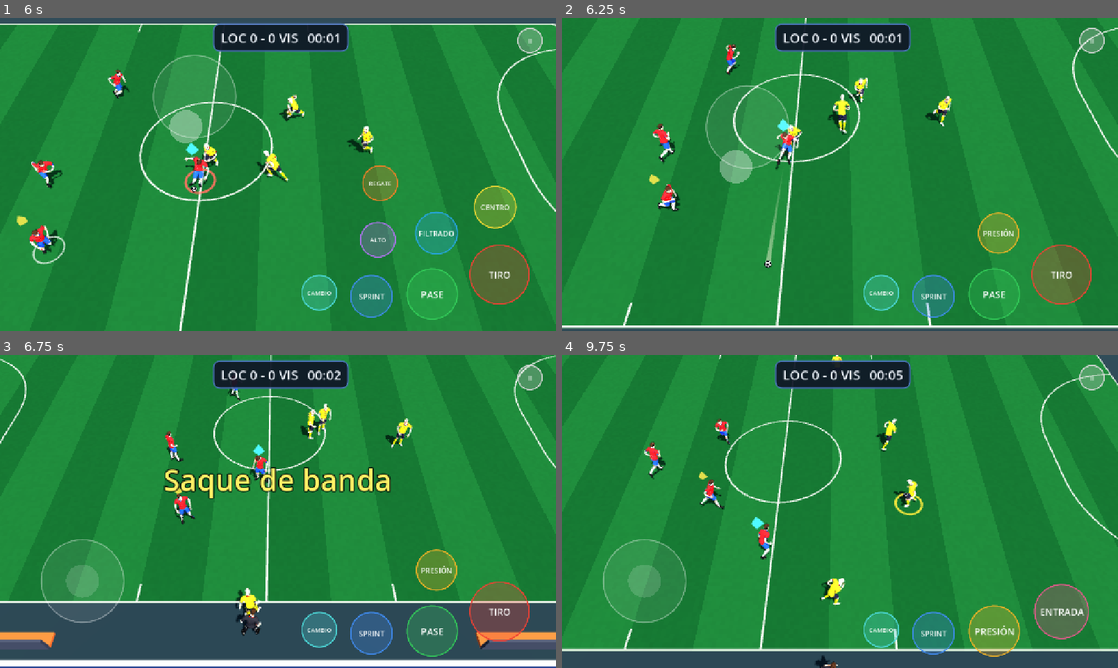
Above: before the commit, frames 1-4 (two rows, left to right).
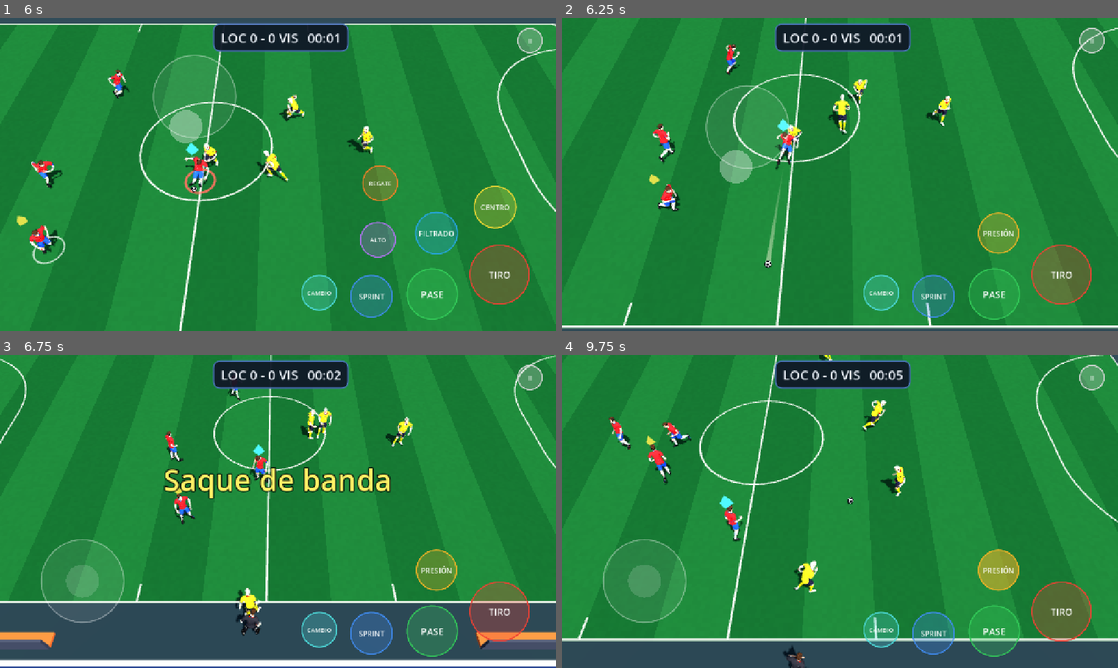
Above: after the commit, the same moments.

Repository: roldanhr98-byte/Futbol5
Game: Godot game, scene res://scenes/main/match.tscn
Two runs of this game, one before a commit and one after it. Both use one fixed random seed, a clock stepped at 60 frames per second and the inputs below.
Inputs (mouse positions are in pixels of both pictures, inside the frame that each line leads up to):
- Up to frame 1 (6 s): move the mouse to (400, 158) at 0.52 s; hold D (move_right) 0.53-1.25 s; hold I (lob) 0.53-1.25 s; click (400, 158) at 0.67 s; tap L (press) every 1.5 s from 0.8 to 5.3 s; drag from (166, 190) to (250, 237) at 1.27 s; move the mouse to (333, 105) at 2.02 s; hold D (move_right) 2.03-2.75 s; hold H (cross) 2.03-2.75 s; drag from (250, 237) to (111, 127) at 2.77 s; move the mouse to (444, 221) at 3.52 s; hold A (move_left) 3.53-4.25 s; hold J (pass) 3.53-4.25 s; drag from (111, 127) to (194, 96) at 4.27 s; move the mouse to (305, 174) at 5.02 s; hold S (move_down) 5.03-5.75 s; hold K (shoot) 5.03-5.75 s; click (305, 174) at 5.17 s; drag from (194, 96) to (166, 190) at 5.77 s
- Up to frame 2 (6.25 s): no input
- Up to frame 3 (6.75 s): move the mouse to (400, 495) at 6.52 s; hold W (move_up) from 6.53 s (still down); hold Q (switch_player) from 6.53 s (still down)
- Up to frame 4 (9.75 s): tap L (press) at 6.8, 8.3 s; release W (move_up) at 7.25 s; release Q (switch_player) at 7.25 s; drag from (728, 527) to (812, 574) at 7.27 s; move the mouse to (895, 442) at 8.02 s; hold S (move_down) 8.03-8.75 s; hold O (through_pass) 8.03-8.75 s; drag from (812, 574) to (673, 464) at 8.77 s; move the mouse to (1006, 558) at 9.52 s; hold W (move_up) from 9.53 s (still down); hold L (press) from 9.53 s (still down); click (1006, 558) at 9.67 s

Frame 1 is identical in both runs. In frame 2, 0.2% of the frame differs, in the area x 47-71%, y 18-37%; in frame 3, 0.3%; in frame 4, 13%, in the area x 0-100%, y 0-100%.

Commit message:
IA dentro de la cancha y rodeando el arco; persecución acotada a la cancha; documentación de posesión única y TeamBrain
Co-Authored-By: Claude Opus 5.5 <noreply@anthropic.com>
Claude-Session: https://claude.ai/code/session_01GUfWnoQQGxJfqbRT1hybfr

Diff:
--- a/docs/technical-index/CODE_MAP.json
+++ b/docs/technical-index/CODE_MAP.json
@@ -676,7 +676,7 @@
         {
           "file": "scripts/player/footballer.gd",
           "name": "Footballer.capture_state",
-          "line": 494,
+          "line": 509,
           "kind": "func"
         }
       ],
@@ -3284,7 +3284,7 @@
         {
           "file": "scripts/player/footballer.gd",
           "name": "Footballer._on_match_event",
-          "line": 397,
+          "line": 412,
           "kind": "func"
         }
       ],
--- a/scripts/ai/ai_input.gd
+++ b/scripts/ai/ai_input.gd
@@ -82,7 +82,7 @@
 		_decide(f)
 		if _btn != &"":
 			return _run_button(out, f, dt)
-	out.move_world = _dir * _mag
+	out.move_world = _around_goal(f, _dir) * _mag
 	out.sprint = _sprint
 	out.press_held = _press
 	out.skill_pressed = _skill_next
@@ -770,6 +770,21 @@
 			steer += Vector3(-dir.z, 0.0, dir.x) * signf(-kd.z if absf(kd.z) > 0.05 else 1.0) * 0.8
 	return steer.normalized()
 
+## Detras de la linea de fondo y a la altura del arco (por perseguir una pelota que salio), el camino recto de vuelta
+## choca con la red: primero se rodea el poste por el lado mas cercano (hallado en un partido: un jugador quedo
+## detras del arco empujando la red).
+func _around_goal(f: Footballer, dir: Vector3) -> Vector3:
+	if dir.length_squared() < 0.0001:
+		return dir
+	var cfg: PitchConfig = f.ctx.pitch.config
+	var p: Vector3 = f.global_position
+	var hl: float = cfg.half_length()
+	var post: float = cfg.half_goal() + 0.6
+	if absf(p.x) < hl - 0.1 or absf(p.z) > post or signf(dir.x) == signf(p.x):
+		return dir
+	var side: float = signf(p.z) if absf(p.z) > 0.05 else 1.0
+	return Vector3(0.0, 0.0, side)
+
 func _avoid_walls(pos: Vector3, dir: Vector3, ctx: MatchContext) -> Vector3:
 	var half_w: float = ctx.pitch.config.width * 0.5 - 1.0
 	var out: Vector3 = dir
--- a/scripts/ai/team_brain.gd
+++ b/scripts/ai/team_brain.gd
@@ -365,7 +365,8 @@
 
 func _loose(ctx: MatchContext, mates: Array[Footballer]) -> void:
 	var ball: Ball = ctx.ball
-	var bp: Vector3 = _flat(ball.global_position + ball.linear_velocity * 0.35)
+	# Dentro de la cancha: una pelota que sale no arrastra al perseguidor detras del arco.
+	var bp: Vector3 = ctx.pitch.clamp_to_pitch(_flat(ball.global_position + ball.linear_velocity * 0.35), 0.3)
 	var by_time: Array[Footballer] = mates.duplicate()
 	by_time.sort_custom(func(a: Footballer, b: Footballer) -> bool: return _time_to(a, bp) < _time_to(b, bp))
 	chaser = by_time[0]
--- a/scripts/player/footballer.gd
+++ b/scripts/player/footballer.gd
@@ -260,6 +260,10 @@
 				visual.update_motion(self, delta)
 			return
 
+	# La IA no sale de la cancha: reculando en jockey junto a la linea de fondo cruzaba la linea (1.1-1.3 m fuera).
+	if not is_human_controlled and desired_dir.length_squared() > 0.0001:
+		desired_dir = _keep_inside(desired_dir)
+
 	# Pelota propia atras o al costado tras un giro: primero se va a por ella (BallHandler.carry_steer). Los toques
 	# siguen usando el rumbo pedido (intent_dir): al llegar a la pelota, el toque la lleva hacia alli.
 	var intent_dir: Vector3 = desired_dir
@@ -338,6 +342,17 @@
 const TIRED_STOP_FROM := 2.0
 var _overlay_cd: float = 0.0
 var _tired_cd: float = 0.0
+
+## Quita la componente que saca al jugador mas alla de las lineas (con medio metro de margen).
+func _keep_inside(dir: Vector3) -> Vector3:
+	var cfg: PitchConfig = ctx.pitch.config
+	var p: Vector3 = global_position
+	var out: Vector3 = dir
+	if absf(p.x) > cfg.half_length() - 0.2 and signf(dir.x) == signf(p.x):
+		out.x = 0.0
+	if absf(p.z) > cfg.half_width() - 0.2 and signf(dir.z) == signf(p.z):
+		out.z = 0.0
+	return out.normalized() if out.length_squared() > 0.0001 else Vector3.ZERO
 
 ## La IA no disputa en cada ocasion: contiene (jockey) y entra cuando la pelota queda expuesta (toque largo del
 ## portador, pelota suelta) o, con el portador protegiendola, solo de vez en cuando. Asi el portador tiene tiempo de
Not shown, changed: docs/technical-index/SYSTEMS/MATCH.md
Not shown, changed: docs/technical-index/SYSTEMS/PLAYER.md
Not shown, changed: docs/technical-index/SYSTEMS/PROGRESSION.md
